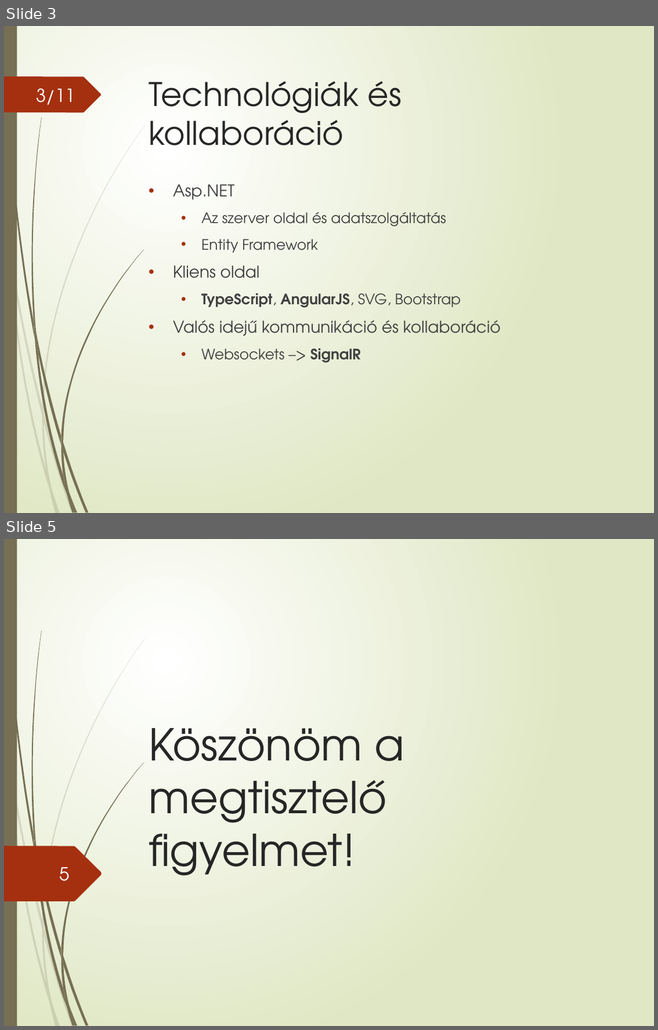
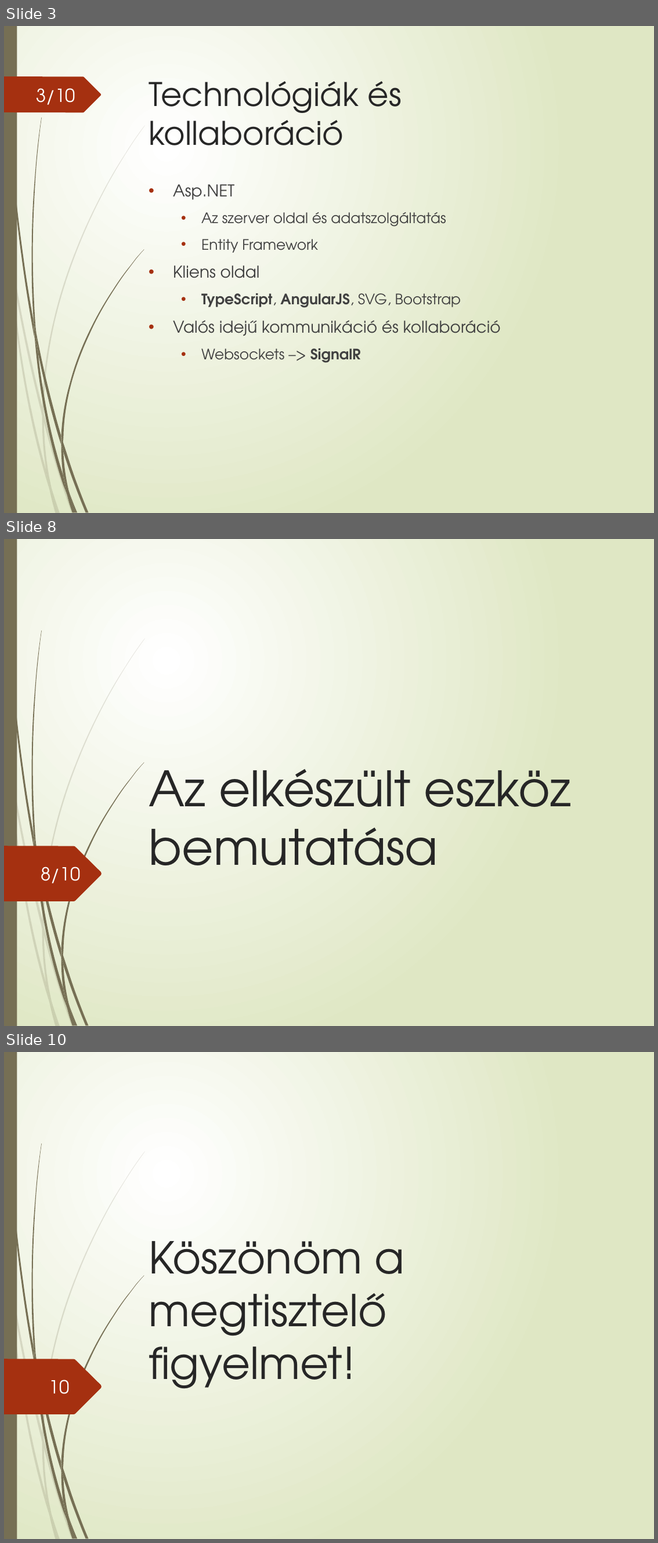
Before and after one commit to lovi88/AA_SZAKDOLGOZAT, a slide deck: DVD/prezentacio/K971UM_Lovas_Tick.pptx. Shown one above the other, each under a label of ours: slides 3 and 5 before the commit, slides 3, 8 and 10 after it; the slides between them are not shown. The pictures are 658x1030 and 658x1543 pixels, drawn with LibreOffice and Linux fonts; fonts in the diff are those of the drawing. Boxes give left, top, right and bottom in pixels: in the first picture for what was removed or moved away, otherwise in the second. Text is boxed around its words. In the diff, an @@ line names an element or a change of style, - is before the commit and + after.

```diff
--- a/DVD/prezentacio/K971UM_Lovas_Tick.pptx
+++ b/DVD/prezentacio/K971UM_Lovas_Tick.pptx
@@ slide 8 added at (4,539,654,1026), background gradient #FFFFFF to #DFE8C4; not listed: 24 template elements that a slide beside it also shows @@
@@ title added at (148,769,571,866), 54 pt, text #262626 @@
+Az elkészült eszköz bemutatása
@@ page number added at (41,867,81,884), 20 pt, text #FEFFFF @@
+8/10
@@ page number at (36,88,75,105): text changed @@
-3/11
+3/10
@@ what was slide 5 is now slide 10 @@
@@ page number at (49,1380,69,1394): text changed @@
-5
+10
```
Also in this commit, not shown: 2 slides changed, 4 other slides added, 9 other files.
